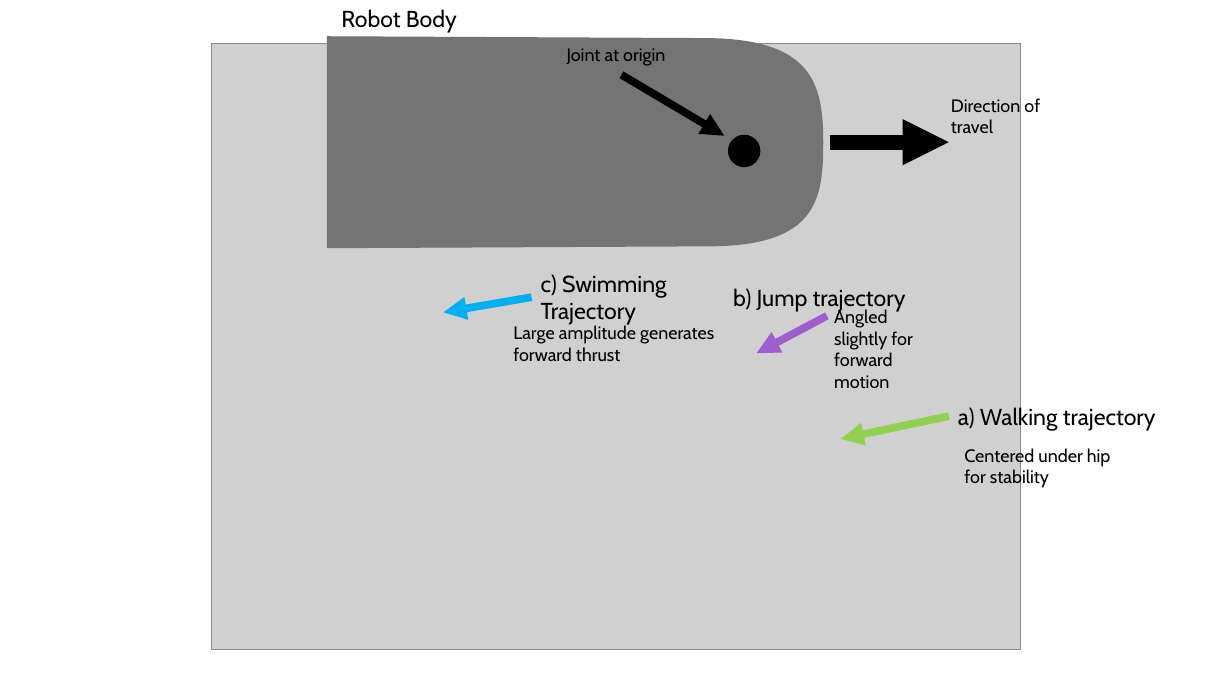
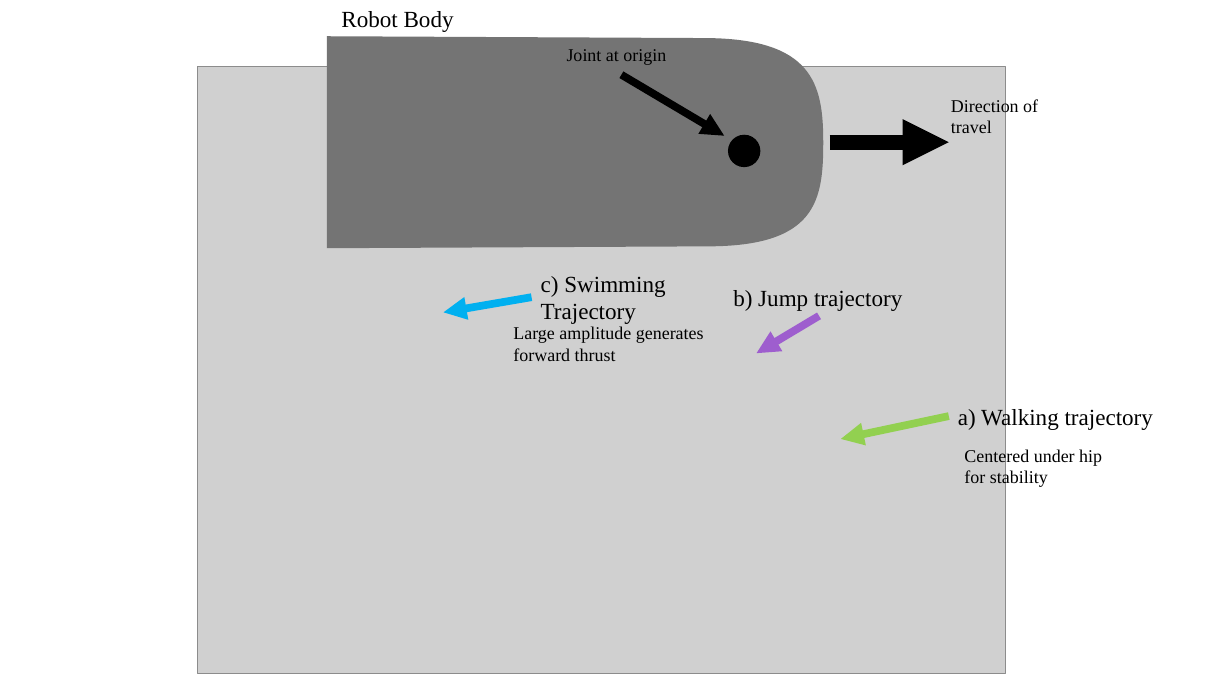
Before and after one commit to FAMU-FSU-STRIDe/starq, a slide deck: slide 1 of matlab/figures_and_data_analysis/figure_builder.pptx. Drawn at 1232x693 pixels with LibreOffice and Linux fonts; fonts in the diff are those of the drawing; grey boxes stand for pictures. Boxes give left, top, right and bottom in pixels: in the first picture for what was removed or moved away, otherwise in the second. Text is boxed around its words. In the diff, an @@ line names an element or a change of style, - is before the commit and + after.

```diff
--- a/matlab/figures_and_data_analysis/figure_builder.pptx
+++ b/matlab/figures_and_data_analysis/figure_builder.pptx
@@ picture: place and size @@
-picture at <box>212,43,1020,650</box>
+picture at <box>198,67,1006,673</box>
@@ font Cabin to Times New Roman in 8 elements at <box>541,276,665,324</box>, <box>513,326,704,361</box>, <box>964,448,1102,488</box>, <box>567,49,666,65</box>, <box>951,98,1038,133</box>, <box>341,11,454,32</box>, <box>958,406,1153,430</box>, <box>733,290,902,311</box> @@
@@ arrow moved from (827, 316) - (757, 353) to (819, 316) - (757, 353) @@
@@ text removed at <box>834,308,912,388</box> @@
-Angled slightly for forward motion
```
Also in this commit, not shown: 1 other slide changed, 6 other files.
